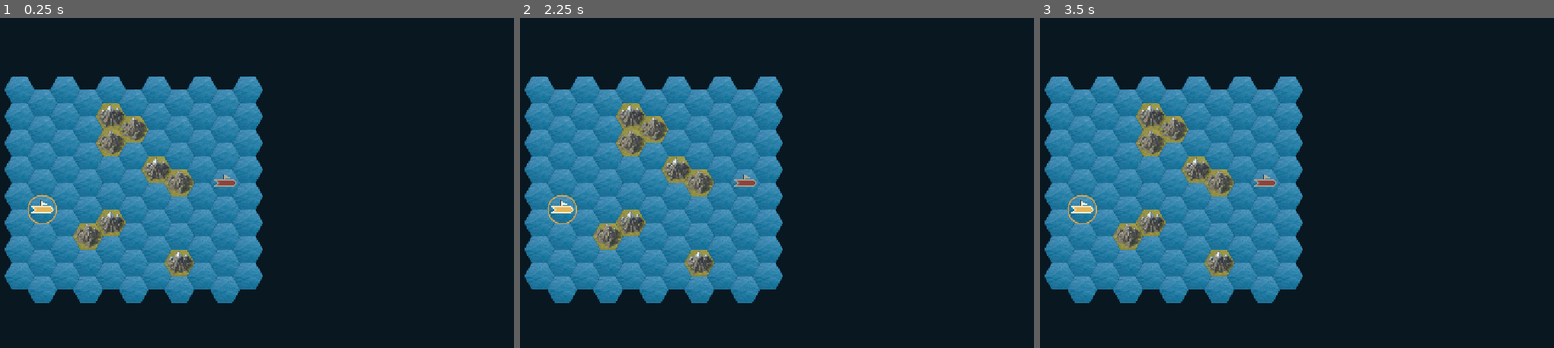
Above: before the commit, frames 1-3 (left to right).
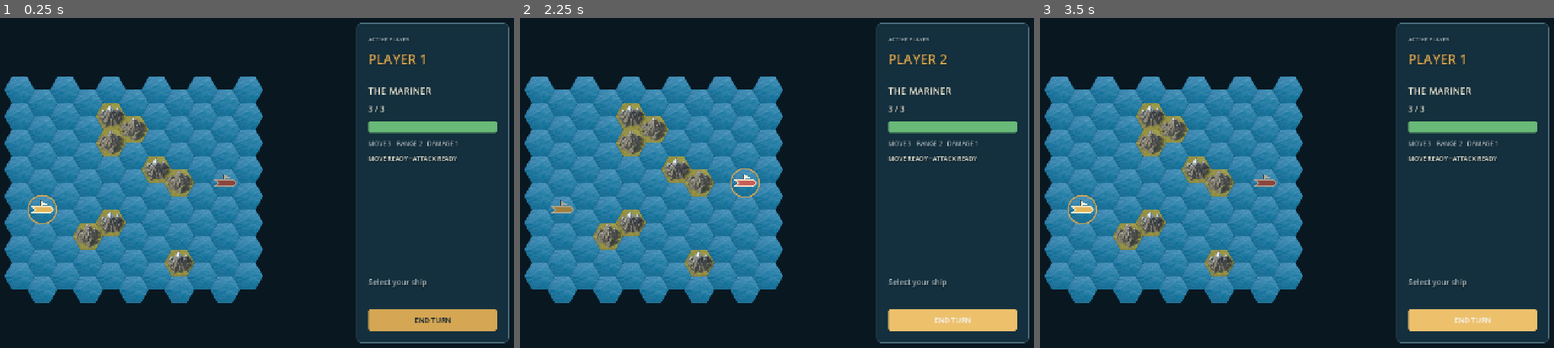
Above: after the commit, the same moments.

Repository: utkin-vitaliy/projects
Game: Godot game, scene res://scenes/battle_screen.tscn
Two runs of this game, one before a commit and one after it. Both use one fixed random seed, a clock stepped at 60 frames per second and the inputs below.
Inputs (mouse positions are in pixels of both pictures, inside the frame that each line leads up to):
- Up to frame 1 (0.25 s): no input
- Up to frame 2 (2.25 s): click (951, 318) at 0.5 s, where only the run after the commit has a clickable "END TURN"; click (951, 318) at 1.25 s, where only the run after the commit has a clickable "END TURN"; click (951, 318) at 2 s, where only the run after the commit has a clickable "END TURN"
- Up to frame 3 (3.5 s): tap Enter at 2.75 s

The runs differ from the first frame. In frame 1, 29% of the frame differs, in the area x 69-100%, y 1-99%; in frame 2, 29%, in the area x 5-100%, y 1-99%; in frame 3, 29%.

Commit message:
feat: add tactical battle sidebar

Diff:
--- /dev/null
+++ b/sea-battle/resources/themes/nautical_theme.tres
@@ -0,0 +1,94 @@
+[gd_resource type="Theme" load_steps=10 format=3]
+
+[sub_resource type="StyleBoxFlat" id="Panel"]
+bg_color = Color(0.0784, 0.1843, 0.2392, 1)
+border_width_left = 1
+border_width_top = 1
+border_width_right = 1
+border_width_bottom = 1
+border_color = Color(0.286, 0.431, 0.478, 1)
+corner_radius_top_left = 8
+corner_radius_top_right = 8
+corner_radius_bottom_right = 8
+corner_radius_bottom_left = 8
+
+[sub_resource type="StyleBoxFlat" id="ButtonNormal"]
+bg_color = Color(0.835, 0.651, 0.325, 1)
+corner_radius_top_left = 5
+corner_radius_top_right = 5
+corner_radius_bottom_right = 5
+corner_radius_bottom_left = 5
+content_margin_top = 12.0
+content_margin_bottom = 12.0
+
+[sub_resource type="StyleBoxFlat" id="ButtonHover"]
+bg_color = Color(0.929, 0.757, 0.424, 1)
+corner_radius_top_left = 5
+corner_radius_top_right = 5
+corner_radius_bottom_right = 5
+corner_radius_bottom_left = 5
+content_margin_top = 12.0
+content_margin_bottom = 12.0
+
+[sub_resource type="StyleBoxFlat" id="ButtonPressed"]
+bg_color = Color(0.659, 0.478, 0.224, 1)
+corner_radius_top_left = 5
+corner_radius_top_right = 5
+corner_radius_bottom_right = 5
+corner_radius_bottom_left = 5
+content_margin_top = 12.0
+content_margin_bottom = 12.0
+
+[sub_resource type="StyleBoxFlat" id="ButtonFocus"]
+bg_color = Color(0, 0, 0, 0)
+border_width_left = 2
+border_width_top = 2
+border_width_right = 2
+border_width_bottom = 2
+border_color = Color(0.949, 0.941, 0.875, 1)
+corner_radius_top_left = 5
+corner_radius_top_right = 5
+corner_radius_bottom_right = 5
+corner_radius_bottom_left = 5
+
+[sub_resource type="StyleBoxFlat" id="ButtonDisabled"]
+bg_color = Color(0.208, 0.294, 0.322, 1)
+corner_radius_top_left = 5
+corner_radius_top_right = 5
+corner_radius_bottom_right = 5
+corner_radius_bottom_left = 5
+content_margin_top = 12.0
+content_margin_bottom = 12.0
+
+[sub_resource type="StyleBoxFlat" id="ProgressBackground"]
+bg_color = Color(0.051, 0.133, 0.18, 1)
+corner_radius_top_left = 4
+corner_radius_top_right = 4
+corner_radius_bottom_right = 4
+corner_radius_bottom_left = 4
+
+[sub_resource type="StyleBoxFlat" id="ProgressFill"]
+bg_color = Color(0.412, 0.725, 0.471, 1)
+corner_radius_top_left = 4
+corner_radius_top_right = 4
+corner_radius_bottom_right = 4
+corner_radius_bottom_left = 4
+
+[resource]
+default_font_size = 16
+PanelContainer/styles/panel = SubResource("Panel")
+Button/colors/font_color = Color(0.051, 0.133, 0.18, 1)
+Button/colors/font_disabled_color = Color(0.663, 0.741, 0.773, 1)
+Button/font_sizes/font_size = 15
+Button/styles/normal = SubResource("ButtonNormal")
+Button/styles/hover = SubResource("ButtonHover")
+Button/styles/pressed = SubResource("ButtonPressed")
+Button/styles/focus = SubResource("ButtonFocus")
+Button/styles/disabled = SubResource("ButtonDisabled")
+Label/colors/font_color = Color(0.949, 0.941, 0.875, 1)
+Label/colors/font_shadow_color = Color(0, 0, 0, 0.35)
+Label/constants/shadow_offset_x = 1
+Label/constants/shadow_offset_y = 1
+ProgressBar/colors/font_color = Color(0.949, 0.941, 0.875, 1)
+ProgressBar/styles/background = SubResource("ProgressBackground")
+ProgressBar/styles/fill = SubResource("ProgressFill")
--- a/sea-battle/scenes/battle_screen.tscn
+++ b/sea-battle/scenes/battle_screen.tscn
@@ -1,9 +1,11 @@
-[gd_scene load_steps=5 format=3]
+[gd_scene load_steps=7 format=3]
 
 [ext_resource type="Script" path="res://scripts/battle_screen.gd" id="1_battle"]
 [ext_resource type="TileSet" path="res://resources/tiles/prototype_tileset.tres" id="2_tiles"]
 [ext_resource type="Resource" path="res://resources/maps/prototype_map.tres" id="3_map"]
 [ext_resource type="Resource" path="res://resources/ships/basic_ship.tres" id="4_ship"]
+[ext_resource type="PackedScene" path="res://scenes/components/tactical_sidebar.tscn" id="5_sidebar"]
+[ext_resource type="Theme" path="res://resources/themes/nautical_theme.tres" id="6_theme"]
 
 [node name="BattleScreen" type="Control"]
 layout_mode = 3
@@ -69,3 +71,82 @@
 [node name="SidebarSlot" type="MarginContainer" parent="Margin/Layout"]
 custom_minimum_size = Vector2(320, 0)
 layout_mode = 2
+
+[node name="TacticalSidebar" parent="Margin/Layout/SidebarSlot" instance=ExtResource("5_sidebar")]
+unique_name_in_owner = true
+turn_banner_path = NodePath("../../../../OverlayLayer/TurnBanner")
+result_overlay_path = NodePath("../../../../OverlayLayer/ResultOverlay")
+play_again_button_path = NodePath("../../../../OverlayLayer/ResultOverlay/Center/ResultPanel/ResultContent/PlayAgain")
+
+[node name="OverlayLayer" type="CanvasLayer" parent="."]
+layer = 10
+
+[node name="TurnBanner" type="Control" parent="OverlayLayer"]
+visible = false
+layout_mode = 3
+anchors_preset = 15
+anchor_right = 1.0
+anchor_bottom = 1.0
+grow_horizontal = 2
+grow_vertical = 2
+mouse_filter = 2
+
+[node name="BannerPanel" type="PanelContainer" parent="OverlayLayer/TurnBanner"]
+layout_mode = 1
+anchors_preset = 8
+anchor_left = 0.5
+anchor_top = 0.5
+anchor_right = 0.5
+anchor_bottom = 0.5
+offset_left = -170.0
+offset_top = -36.0
+offset_right = 170.0
+offset_bottom = 36.0
+grow_horizontal = 2
+grow_vertical = 2
+theme = ExtResource("6_theme")
+
+[node name="BannerLabel" type="Label" parent="OverlayLayer/TurnBanner/BannerPanel"]
+layout_mode = 2
+theme_override_font_sizes/font_size = 22
+text = "PLAYER 1'S TURN"
+horizontal_alignment = 1
+vertical_alignment = 1
+
+[node name="ResultOverlay" type="ColorRect" parent="OverlayLayer"]
+visible = false
+layout_mode = 3
+anchors_preset = 15
+anchor_right = 1.0
+anchor_bottom = 1.0
+grow_horizontal = 2
+grow_vertical = 2
+color = Color(0.02, 0.063, 0.086, 0.88)
+
+[node name="Center" type="CenterContainer" parent="OverlayLayer/ResultOverlay"]
+layout_mode = 1
+anchors_preset = 15
+anchor_right = 1.0
+anchor_bottom = 1.0
+grow_horizontal = 2
+grow_vertical = 2
+
+[node name="ResultPanel" type="PanelContainer" parent="OverlayLayer/ResultOverlay/Center"]
+custom_minimum_size = Vector2(360, 200)
+layout_mode = 2
+theme = ExtResource("6_theme")
+
+[node name="ResultContent" type="VBoxContainer" parent="OverlayLayer/ResultOverlay/Center/ResultPanel"]
+layout_mode = 2
+theme_override_constants/separation = 22
+alignment = 1
+
+[node name="ResultLabel" type="Label" parent="OverlayLayer/ResultOverlay/Center/ResultPanel/ResultContent"]
+layout_mode = 2
+theme_override_font_sizes/font_size = 28
+text = "PLAYER 1 WINS"
+horizontal_alignment = 1
+
+[node name="PlayAgain" type="Button" parent="OverlayLayer/ResultOverlay/Center/ResultPanel/ResultContent"]
+layout_mode = 2
+text = "PLAY AGAIN"
--- /dev/null
+++ b/sea-battle/scenes/components/tactical_sidebar.tscn
@@ -0,0 +1,85 @@
+[gd_scene load_steps=3 format=3]
+
+[ext_resource type="Script" path="res://scripts/ui/tactical_sidebar.gd" id="1_sidebar"]
+[ext_resource type="Theme" path="res://resources/themes/nautical_theme.tres" id="2_theme"]
+
+[node name="TacticalSidebar" type="PanelContainer"]
+layout_mode = 2
+theme = ExtResource("2_theme")
+script = ExtResource("1_sidebar")
+
+[node name="ContentMargin" type="MarginContainer" parent="."]
+layout_mode = 2
+theme_override_constants/margin_left = 24
+theme_override_constants/margin_top = 24
+theme_override_constants/margin_right = 24
+theme_override_constants/margin_bottom = 24
+
+[node name="Content" type="VBoxContainer" parent="ContentMargin"]
+layout_mode = 2
+theme_override_constants/separation = 14
+
+[node name="Eyebrow" type="Label" parent="ContentMargin/Content"]
+layout_mode = 2
+theme_override_colors/font_color = Color(0.663, 0.741, 0.773, 1)
+theme_override_font_sizes/font_size = 12
+text = "ACTIVE PLAYER"
+
+[node name="ActivePlayer" type="Label" parent="ContentMargin/Content"]
+unique_name_in_owner = true
+layout_mode = 2
+theme_override_colors/font_color = Color(0.835, 0.651, 0.325, 1)
+theme_override_font_sizes/font_size = 28
+text = "PLAYER 1"
+
+[node name="Separator" type="HSeparator" parent="ContentMargin/Content"]
+layout_mode = 2
+
+[node name="ShipName" type="Label" parent="ContentMargin/Content"]
+unique_name_in_owner = true
+layout_mode = 2
+theme_override_font_sizes/font_size = 20
+text = "THE MARINER"
+
+[node name="HullLabel" type="Label" parent="ContentMargin/Content"]
+unique_name_in_owner = true
+layout_mode = 2
+text = "3 / 3"
+
+[node name="HullBar" type="ProgressBar" parent="ContentMargin/Content"]
+unique_name_in_owner = true
+custom_minimum_size = Vector2(0, 24)
+layout_mode = 2
+max_value = 3.0
+value = 3.0
+show_percentage = false
+
+[node name="Stats" type="Label" parent="ContentMargin/Content"]
+unique_name_in_owner = true
+layout_mode = 2
+theme_override_colors/font_color = Color(0.663, 0.741, 0.773, 1)
+theme_override_font_sizes/font_size = 13
+text = "MOVE 3   RANGE 2   DAMAGE 1"
+
+[node name="ActionState" type="Label" parent="ContentMargin/Content"]
+unique_name_in_owner = true
+layout_mode = 2
+theme_override_font_sizes/font_size = 13
+text = "MOVE READY · ATTACK READY"
+
+[node name="Spacer" type="Control" parent="ContentMargin/Content"]
+layout_mode = 2
+size_flags_vertical = 3
+
+[node name="Message" type="Label" parent="ContentMargin/Content"]
+unique_name_in_owner = true
+custom_minimum_size = Vector2(0, 54)
+layout_mode = 2
+theme_override_colors/font_color = Color(0.663, 0.741, 0.773, 1)
+text = "Select your ship"
+autowrap_mode = 2
+
+[node name="EndTurn" type="Button" parent="ContentMargin/Content"]
+unique_name_in_owner = true
+layout_mode = 2
+text = "END TURN"
--- a/sea-battle/scripts/battle_screen.gd
+++ b/sea-battle/scripts/battle_screen.gd
@@ -9,6 +9,7 @@
 @onready var board_root: Node2D = %BoardRoot
 @onready var tile_map: TileMapLayer = %TileMapLayer
 @onready var ship_container: Node2D = %Ships
+@onready var sidebar: TacticalSidebar = %TacticalSidebar
 
 var state: BattleState
 var board: HexBoard
@@ -16,6 +17,8 @@
 
 
 func _ready() -> void:
+	sidebar.end_turn_pressed.connect(_on_end_turn_pressed)
+	sidebar.play_again_pressed.connect(_on_play_again_pressed)
 	_build_map()
 	var neighbors := _build_neighbors()
 	board = HexBoard.new()
@@ -74,6 +77,25 @@
 		view.position = tile_map.map_to_local(ship.cell)
 		view.set_hull(ship.hull, ship.definition.max_hull)
 		view.set_active(player == state.active_player)
+	sidebar.render(state)
+
+
+func apply_result(result: CommandResult) -> void:
+	if not result.ok:
+		sidebar.show_rejection(result.reason, state.active_player)
+		return
+	refresh_from_state()
+
+
+func _on_end_turn_pressed() -> void:
+	apply_result(state.end_turn())
+	sidebar.show_message("Select your ship")
+
+
+func _on_play_again_pressed() -> void:
+	apply_result(state.reset())
+	sidebar.hide_result()
+	sidebar.show_message("Select your ship")
 
 
 func cell_from_pointer(panel_position: Vector2) -> Vector2i:
--- /dev/null
+++ b/sea-battle/scripts/ui/tactical_sidebar.gd
@@ -0,0 +1,98 @@
+class_name TacticalSidebar
+extends PanelContainer
+
+signal end_turn_pressed
+signal play_again_pressed
+
+@export var turn_banner_path: NodePath
+@export var result_overlay_path: NodePath
+@export var play_again_button_path: NodePath
+
+@onready var active_player_label: Label = %ActivePlayer
+@onready var ship_name_label: Label = %ShipName
+@onready var hull_label: Label = %HullLabel
+@onready var hull_bar: ProgressBar = %HullBar
+@onready var stats_label: Label = %Stats
+@onready var action_state_label: Label = %ActionState
+@onready var message_label: Label = %Message
+@onready var end_turn_button: Button = %EndTurn
+
+var _turn_banner: Control
+var _turn_banner_label: Label
+var _result_overlay: Control
+var _result_label: Label
+
+
+func _ready() -> void:
+	end_turn_button.pressed.connect(func() -> void: end_turn_pressed.emit())
+	_turn_banner = get_node_or_null(turn_banner_path) as Control
+	_result_overlay = get_node_or_null(result_overlay_path) as Control
+	var play_again_button := get_node_or_null(play_again_button_path) as Button
+	if _turn_banner != null:
+		_turn_banner_label = _turn_banner.get_node_or_null("BannerPanel/BannerLabel") as Label
+	if _result_overlay != null:
+		_result_label = _result_overlay.get_node_or_null("Center/ResultPanel/ResultContent/ResultLabel") as Label
+	if play_again_button != null:
+		play_again_button.pressed.connect(func() -> void: play_again_pressed.emit())
+
+
+func render(state: BattleState) -> void:
+	var ship := state.active_ship()
+	active_player_label.text = "PLAYER %d" % state.active_player
+	ship_name_label.text = ship.definition.display_name.to_upper()
+	hull_label.text = "%d / %d" % [ship.hull, ship.definition.max_hull]
+	hull_bar.max_value = ship.definition.max_hull
+	hull_bar.value = ship.hull
+	stats_label.text = "MOVE %d   RANGE %d   DAMAGE %d" % [
+		ship.definition.movement,
+		ship.definition.attack_range,
+		ship.definition.damage,
+	]
+	action_state_label.text = "%s · %s" % [
+		"MOVE USED" if ship.movement_used else "MOVE READY",
+		"ATTACK USED" if ship.attack_used else "ATTACK READY",
+	]
+	end_turn_button.disabled = state.is_game_over()
+
+
+func show_message(text: String) -> void:
+	message_label.text = text
+
+
+func show_rejection(reason: StringName, active_player: int) -> void:
+	var messages := {
+		&"selection_required": "Select your ship",
+		&"movement_used": "Movement already used",
+		&"attack_used": "Attack already used",
+		&"blocked": "Blocked",
+		&"out_of_range": "Out of range",
+		&"inactive_player": "Player %d's turn" % active_player,
+		&"game_over": "Battle is over",
+	}
+	show_message(messages.get(reason, "Action unavailable"))
+
+
+func show_turn_banner(player: int) -> void:
+	if _turn_banner == null:
+		return
+	if _turn_banner_label != null:
+		_turn_banner_label.text = "PLAYER %d'S TURN" % player
+	_turn_banner.show()
+
+
+func hide_turn_banner() -> void:
+	if _turn_banner != null:
+		_turn_banner.hide()
+
+
+func show_result(winner: int) -> void:
+	if _result_overlay == null:
+		return
+	if _result_label != null:
+		_result_label.text = "PLAYER %d WINS" % winner
+	_result_overlay.show()
+
+
+func hide_result() -> void:
+	if _result_overlay != null:
+		_result_overlay.hide()
--- a/sea-battle/tests/test_battle_scene.gd
+++ b/sea-battle/tests/test_battle_scene.gd
@@ -14,6 +14,17 @@
 	t.expect_eq(battle.ship_views.size(), 2, "two ship views exist")
 	t.expect_eq(battle.tile_map.get_used_cells().size(), 88, "all fixed map cells render")
 	t.expect_eq(battle.state.active_player, BattleState.Player.ONE, "player one starts")
+	var sidebar = battle.get_node_or_null("Margin/Layout/SidebarSlot/TacticalSidebar")
+	t.expect_not_null(sidebar, "sidebar is instanced")
+	if sidebar != null:
+		t.expect_eq(sidebar.active_player_label.text, "PLAYER 1", "sidebar shows active player")
+		t.expect_eq(sidebar.hull_label.text, "3 / 3", "sidebar shows hull")
+		t.expect_eq(
+			sidebar.stats_label.text,
+			"MOVE 3   RANGE 2   DAMAGE 1",
+			"sidebar shows exact stats"
+		)
+		t.expect_false(sidebar.end_turn_button.disabled, "end turn starts enabled")
 	t.expect_eq(
 		battle.ship_views[BattleState.Player.ONE].position,
 		battle.tile_map.map_to_local(battle.state.ships[BattleState.Player.ONE].cell),
Not shown, added: sea-battle/scripts/ui/tactical_sidebar.gd.uid
